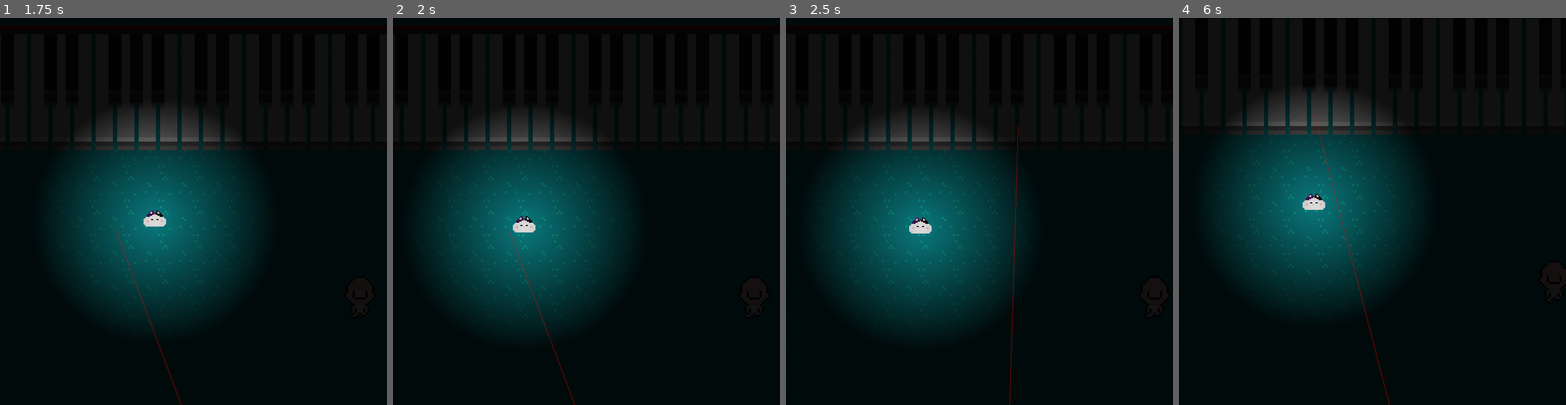
Above: before the commit, frames 1-4 (left to right).
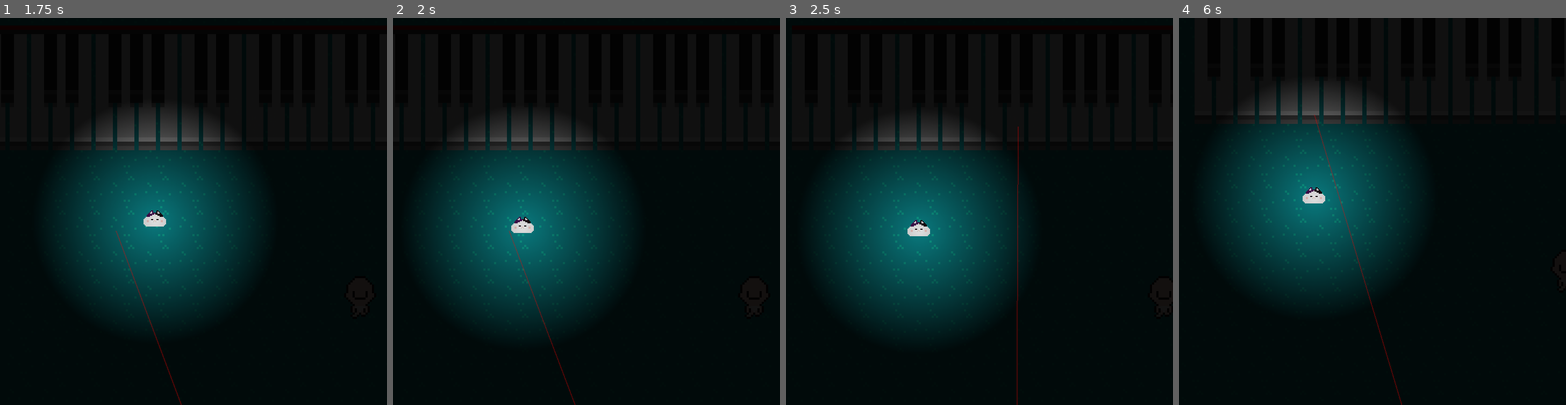
Above: after the commit, the same moments.

Repository: Sooshimi/fat-cat-lullaby
Game: Godot game, scene res://scenes/level_1.tscn
Same seed, same stepped clock (60 frames per second), same inputs: the game is played once before the commit and once after it.
Inputs (mouse positions are in pixels of both pictures, inside the frame that each line leads up to):
- Up to frame 1 (1.75 s): tap Enter at 0.5 s; move the mouse to (278, 192) at 0.52 s; tap Space (jump) at 0.6, 0.77, 1.07, 1.25, 1.52, 1.55 s; move the mouse to (116, 230) at 1.27 s; click (116, 230) at 1.35 s
- Up to frame 2 (2 s): tap Space (jump) at 1.82 s
- Up to frame 3 (2.5 s): move the mouse to (1018, 126) at 2.02 s; tap Space (jump) at 2.1 s
- Up to frame 4 (6 s): move the mouse to (1353, 288) at 2.77 s; click (1353, 288) at 2.85 s; tap Space (jump) at 3.02, 3.05, 3.32, 3.6, 3.77, 4.07, 4.52, 4.55, 4.82, 5.1 s; move the mouse to (1488, 269) at 3.52 s; move the mouse to (1256, 153) at 4.27 s; click (1256, 153) at 4.35 s; move the mouse to (1391, 211) at 5.02 s; move the mouse to (1314, 114) at 5.77 s; click (1314, 114) at 5.85 s

Frame 1 is identical in both runs. In frame 2, 0.1% of the frame differs, in the area x 29-48%, y 51-100%; in frame 3, 1.7%; in frame 4, 3.1%, in the area x 12-58%, y 17-100%.

Commit message:
Limit jump length

Diff:
--- a/scenes/baby.gd
+++ b/scenes/baby.gd
@@ -1,6 +1,6 @@
 extends CharacterBody2D
 
-var speed := 40
+var speed : int = 40
 var player : Node
 var relative_direction : Vector2
 var collision
--- a/scenes/fat_cat.gd
+++ b/scenes/fat_cat.gd
@@ -7,7 +7,9 @@
 var is_grounded : bool = true
 var collision
 var start_roll_position : Vector2
-var max_roll_length : int = 50
+var start_jump_position : Vector2
+var max_roll_length : int = 60
+var max_jump_length : int = 50
 
 @onready var roll_cooldown : Node = $RollCooldown
 @onready var jump_window : Node = $JumpWindow
@@ -23,27 +25,34 @@
 		target = get_global_mouse_position()
 		is_rolling = true
 	else:
-		# 'i' variable is to stop this block running more than once.
+		# Limit roll length, to distance of mouse click, or max roll length
 		if (global_position.distance_to(target) < 5) ||\
 			(global_position.distance_to(start_roll_position) > max_roll_length) &&\
 			is_rolling:
-			# SLIDING
-			# Turn player collision box back on after landing
-			collision_shape.disabled = false
-			is_rolling = false
-			is_grounded = true
-			# Start window where jump action is allowed shortly during slide
-			jump_window.start()
+				# Turn player collision box back on after landing
+				collision_shape.disabled = false
+				is_rolling = false
+				is_grounded = true
+				# Start window where jump action is allowed shortly during slide
+				jump_window.start()
+		# Limit jump length, to distance of mouse click, or max jump length
+		elif (global_position.distance_to(target) < 5) ||\
+			(global_position.distance_to(start_jump_position) > max_jump_length) &&\
+			!is_grounded:
+				collision_shape.disabled = false
+				is_rolling = false
+				is_grounded = true
+				jump_window.start()
 
 	collision = move_and_collide(velocity * delta, false, 0.00)
 
-	# Cat rolling
-	if is_rolling:
+	# Cat rolling or jumping
+	if is_rolling || !is_grounded:
 		# Move cat
 		velocity = global_position.direction_to(target) * speed
 	# Cat sliding
 	else:
-		# Short cat slide after rolling until stopped
+		# Short cat slide after rolling/jumping has finished
 		velocity = velocity.move_toward(Vector2.ZERO, 7)
 
 		# Allow one jump during this window
@@ -54,13 +63,6 @@
 			is_rolling = true
 			print("Jump")
 
+			start_jump_position = global_position
 			# Sets mouse position as the jumping target
 			target = get_global_mouse_position()
-
-#	if !is_grounded:
-#		# New velocity and direction when jumping
-#		velocity = global_position.direction_to(target) * speed
-
-#	if collision:
-#		# Allows player to slide on walls
-#		velocity = velocity.slide(collision.get_normal())
